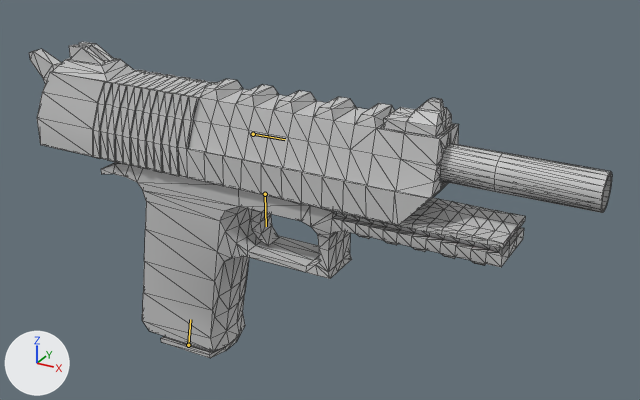
The glTF model Hyacinth/objects/gun2.glb, before and after one commit.
Rendered twice from a camera (50 mm lens) standing at (0.386, -0.482, 0.394) and looking at (0.109, 0.021, 0.143). Every picture has the same lights, and +X, +Y and +Z are marked at lower left. The older version comes first. Both versions are drawn at frame 60 of the action 'pistolReload'; the numbers are the values there. The bones that change, and the others that lie on the model, are drawn over the model as lines. Mesh edges are drawn as thin lines.

In view in the first picture: 'Hammer', 'Slide', 'Trigger' and 1 more.
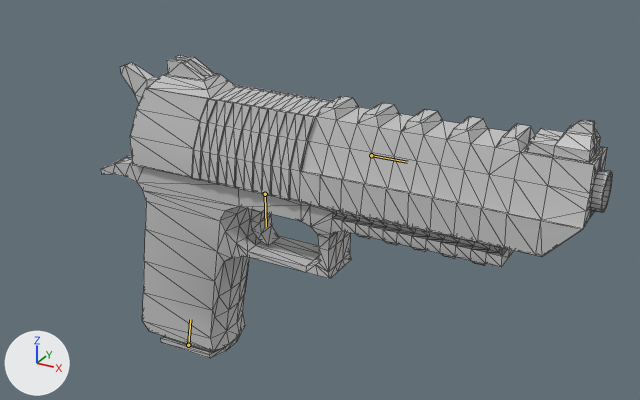
What the commit changed:
Bone 'hammer' (bone_hammer) moves from (0.0, -0.0897, 0.0) to (0.0, 0.0, 0.0).

Pixel boxes (x1, y1, x2, y2) of what changed, in the pictures (640 x 400 px):
'Slide', posed (13% wider, 10% taller): before (29, 42, 459, 225); after (120, 55, 607, 256)
bone 'hammer', root to tip: before (253, 134) to (285, 139); after (371, 155) to (407, 162)
